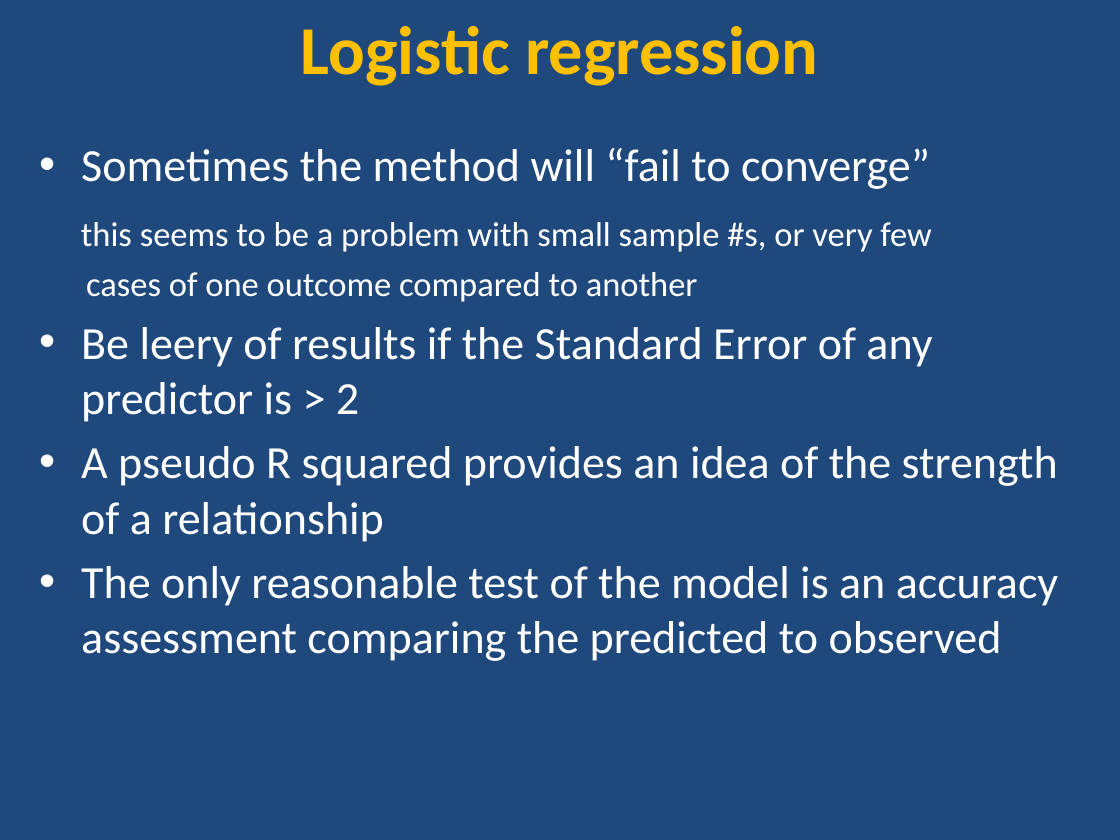
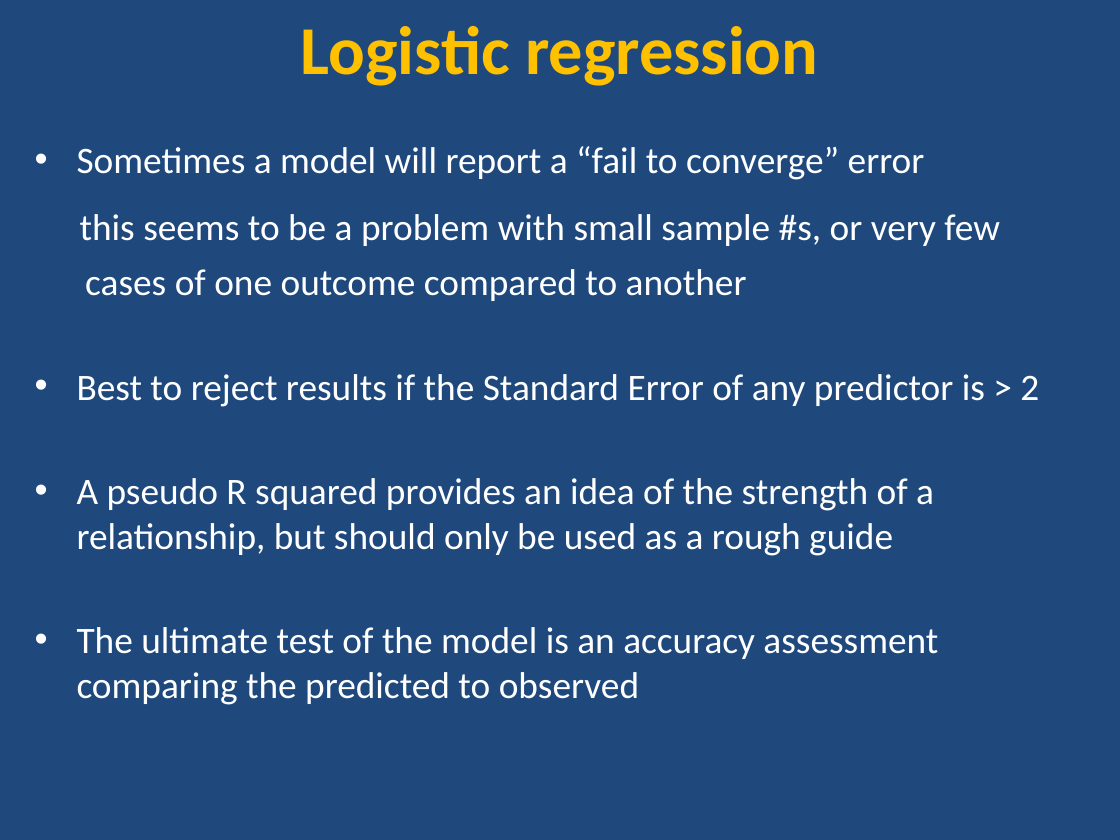
Before and after one commit to ncss-tech/stats_for_soil_survey, a slide deck: slide 8 of presentations/logistic_regression/Logistic.pptx (slide 3 before the commit). Drawn at 1120x840 pixels with LibreOffice and Linux fonts; fonts in the diff are those of the drawing. Boxes give left, top, right and bottom in pixels: in the first picture for what was removed or moved away, otherwise in the second. Text is boxed around its words. In the diff, an @@ line names an element or a change of style, - is before the commit and + after.

Commit message:
updates to logistic

```diff
--- a/presentations/logistic_regression/Logistic.pptx
+++ b/presentations/logistic_regression/Logistic.pptx
@@ text at [77,146,925,180]: text changed; size 29.6 to 24 pt @@
-• Sometimes the method will “fail to converge”
+• Sometimes a model will report a “fail to converge” error
@@ text at [80,214,1000,301]: size 22.2 to 24 pt in "this seems to be a problem with ...", "cases of one outcome compared to another" @@
@@ text at [77,374,1039,705]: text changed; size 29.6 to 24 pt @@
-• Be leery of results if the Standard Error of any predictor is > 2
-• A pseudo R squared provides an idea of the strength of a relationship
-• The only reasonable test of the model is an accuracy assessment comparing the predicted to observed
+• Best to reject results if the Standard Error of any predictor is > 2
+• A pseudo R squared provides an idea of the strength of a relationship, but should only be used as a rough guide
+• The ultimate test of the model is an accuracy assessment comparing the predicted to observed
```
Also in this commit, not shown: 16 other slides changed, 12 slides added, 1 other file.
